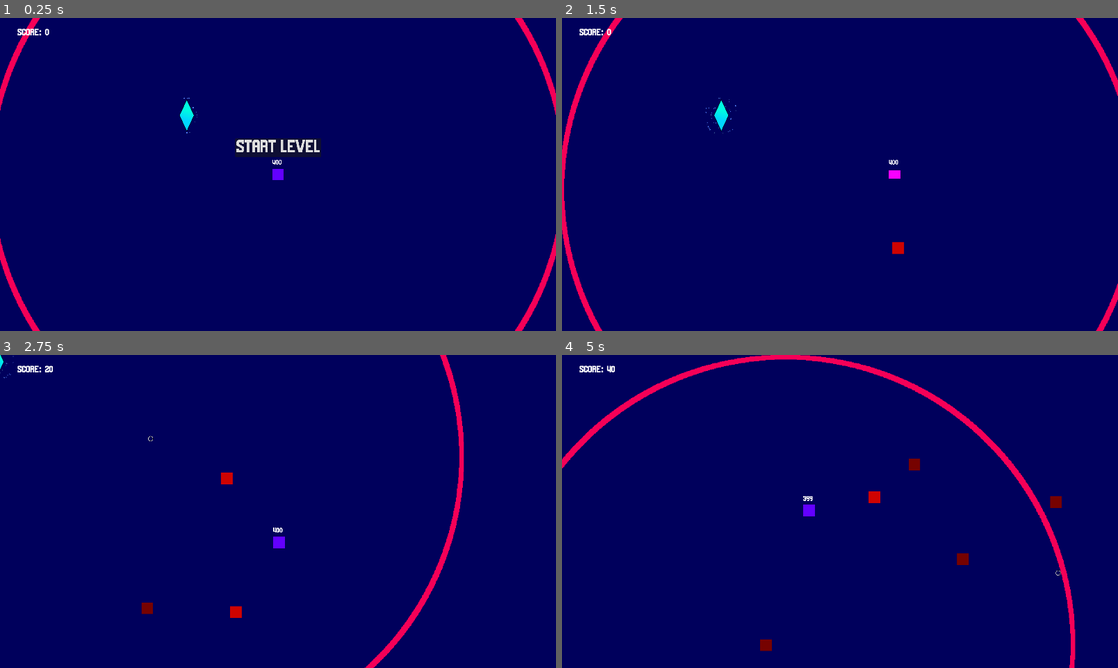
Above: before the commit, frames 1-4 (two rows, left to right).
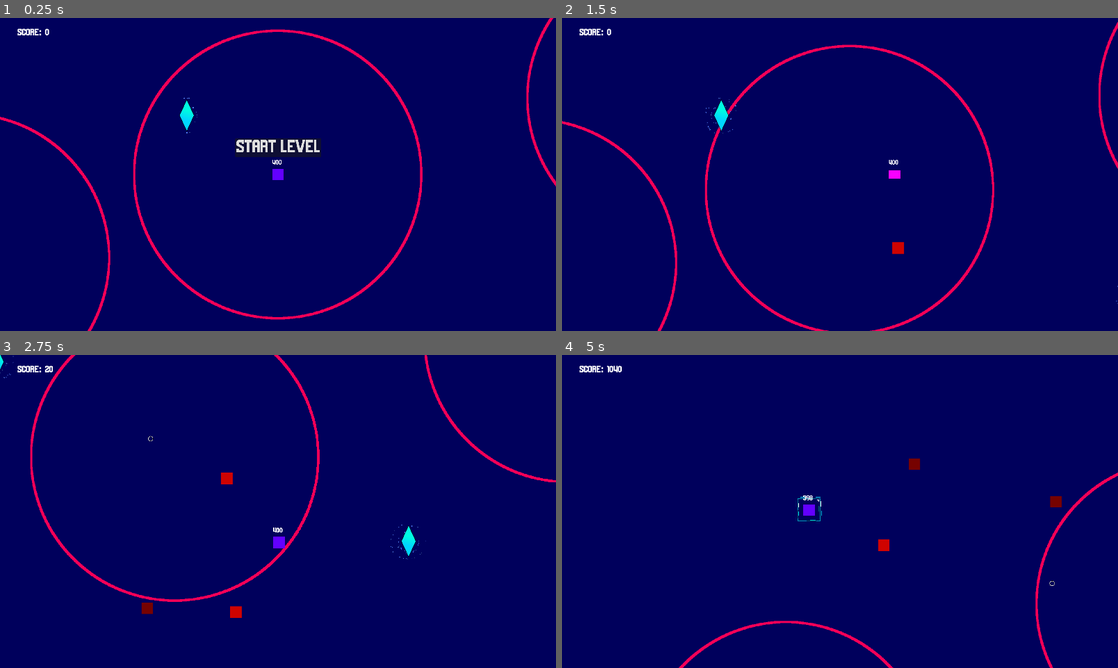
Above: after the commit, the same moments.

Repository: DirtyDan16/The-Safe-Zone
Game: Godot game, scene res://scenes/Levels/level_1.tscn
Two runs of this game, one before a commit and one after it. Both use one fixed random seed, a clock stepped at 60 frames per second and the inputs below.
Inputs (mouse positions are in pixels of both pictures, inside the frame that each line leads up to):
- Up to frame 1 (0.25 s): no input
- Up to frame 2 (1.5 s): click "START LEVEL" at 0.5 s; move the mouse to (840, 174) at 1.27 s; hold D (MoveRight) from 1.28 s (still down); tap Space (Dash) at 1.35 s
- Up to frame 3 (2.75 s): move the mouse to (166, 527) at 2.02 s; release D (MoveRight) at 2.03 s; hold S (MoveDown) from 2.03 s (still down); click (166, 527) at 2.1 s
- Up to frame 4 (5 s): move the mouse to (895, 442) at 2.77 s; release S (MoveDown) at 2.78 s; hold D (MoveRight) 2.78-3.53 s; hold F (Slash) 2.78-3.53 s; move the mouse to (812, 574) at 3.52 s; hold W (MoveUp) 3.53-4.28 s; tap Space (Dash) at 3.6 s; move the mouse to (1006, 558) at 4.27 s; press the mouse at (1006, 558) at 4.28 s; hold A (MoveLeft) from 4.28 s (still down)

The runs differ from the first frame. In frame 1, 3.8% of the frame differs, in the area x 0-100%, y 0-100%; in frame 2, 3.7%; in frame 3, 2.9%; in frame 4, 3.8%.

Commit message:
removed Size metadata for safezones
the idea was to set via a metadata the radius of safezones so i can control their size with a number of pixels i decide, however this made bugs with safezones and would modify the size as the scene starts and not when u look at the 2d screen preview thingy

would be better to get rid of them alltogether and think of smth else later

Diff:
--- a/scenes/Levels/level_1.tscn
+++ b/scenes/Levels/level_1.tscn
@@ -34,7 +34,14 @@
 position_smoothing_enabled = true
 
 [node name="SafeZone" parent="." instance=ExtResource("6_00ccs")]
-metadata/size = 2000.0
+
+[node name="SafeZone2" parent="." instance=ExtResource("6_00ccs")]
+position = Vector2(1358, -264)
+scale = Vector2(2, 2)
+
+[node name="SafeZone3" parent="." instance=ExtResource("6_00ccs")]
+position = Vector2(-1078, 287)
+scale = Vector2(0.8, 0.8)
 
 [node name="GUI" parent="." instance=ExtResource("5_4usb6")]
 
@@ -55,27 +62,6 @@
 
 [node name="SafeZonesChangeDirectionDelay" type="Timer" parent="."]
 wait_time = 5.0
-
-[node name="ColorRect" type="ColorRect" parent="."]
-visible = false
-offset_left = -242.0
-offset_top = -171.0
-offset_right = -202.0
-offset_bottom = -131.0
-
-[node name="ColorRect2" type="ColorRect" parent="."]
-visible = false
-offset_left = 173.0
-offset_top = -233.0
-offset_right = 213.0
-offset_bottom = -193.0
-
-[node name="ColorRect3" type="ColorRect" parent="."]
-visible = false
-offset_left = 115.0
-offset_top = 164.0
-offset_right = 155.0
-offset_bottom = 204.0
 
 [node name="Borders" type="StaticBody2D" parent="." groups=["Borders"]]
 collision_layer = 16
@@ -100,9 +86,18 @@
 [node name="Crystal" parent="." instance=ExtResource("6_adu3w")]
 position = Vector2(-315, -204)
 
+[node name="Crystal2" parent="." instance=ExtResource("6_adu3w")]
+position = Vector2(2244, -1042)
+
+[node name="Crystal3" parent="." instance=ExtResource("6_adu3w")]
+position = Vector2(1108, 415)
+
+[node name="Crystal4" parent="." instance=ExtResource("6_adu3w")]
+position = Vector2(-448, 688)
+
 [connection signal="addEnemy" from="ListOfEnemySpawners/ENEMY_SPAWNER - SquareSeeker" to="." method="add_enemy"]
+[connection signal="createPlayerBullet" from="Player" to="." method="_on_player_create_player_bullet"]
 [connection signal="createPlayerBullet" from="Player" to="." method="_on_player_cerate_player_bullet"]
-[connection signal="createPlayerBullet" from="Player" to="." method="_on_player_create_player_bullet"]
 [connection signal="gameOver" from="Player" to="." method="game_over"]
 [connection signal="ResetGame" from="GUI" to="." method="_on_gui_reset_game"]
 [connection signal="StartGame" from="GUI" to="." method="_on_gui_start_game"]
--- a/scenes/enemy_homing_component.tscn
+++ b/scenes/enemy_homing_component.tscn
@@ -10,7 +10,7 @@
 
 [node name="SightRange" type="CollisionShape2D" parent="."]
 shape = SubResource("CircleShape2D_0teca")
-debug_color = Color(0.870588, 0.972549, 1, 0.0980392)
+debug_color = Color(0.870588, 0.972549, 1, 0)
 
 [connection signal="body_entered" from="." to="." method="_on_body_entered"]
 [connection signal="body_exited" from="." to="." method="_on_body_exited"]
--- a/scenes/safe_zone.tscn
+++ b/scenes/safe_zone.tscn
@@ -5,15 +5,24 @@
 [ext_resource type="Script" path="res://scripts/safe_zone_area.gd" id="3_50w0o"]
 
 [sub_resource type="CircleShape2D" id="CircleShape2D_voaq5"]
-radius = 752.681
+radius = 752.239
 
 [node name="SafeZone" type="RigidBody2D" groups=["SafeZones"]]
 collision_layer = 16
 collision_mask = 16
 script = ExtResource("1_oyfqv")
-metadata/size = 500.0
 
 [node name="CollisionShape2D" type="CollisionShape2D" parent="."]
+position = Vector2(-5.08626e-06, -5.08626e-06)
+scale = Vector2(0.67, 0.67)
+shape = SubResource("CircleShape2D_voaq5")
+debug_color = Color(0.883633, 0.000320743, 0.812878, 0.42)
+
+[node name="DetectionArea" type="Area2D" parent="."]
+position = Vector2(7.62939e-06, 7.62939e-06)
+script = ExtResource("3_50w0o")
+
+[node name="CollisionShape2D" type="CollisionShape2D" parent="DetectionArea"]
 position = Vector2(-5.08626e-06, -5.08626e-06)
 scale = Vector2(0.67, 0.67)
 shape = SubResource("CircleShape2D_voaq5")
@@ -24,22 +33,13 @@
 position = Vector2(7.62939e-06, 7.62939e-06)
 texture = ExtResource("2_qat30")
 
-[node name="DetectionArea" type="Area2D" parent="OutlineOfSafeZone"]
-script = ExtResource("3_50w0o")
-
-[node name="CollisionShape2D" type="CollisionShape2D" parent="OutlineOfSafeZone/DetectionArea"]
-position = Vector2(-5.08626e-06, -5.08626e-06)
-scale = Vector2(0.67, 0.67)
-shape = SubResource("CircleShape2D_voaq5")
-debug_color = Color(0, 0.598636, 0.707788, 0.42)
-
 [node name="OutOfZoneTakingDamageDelay" type="Timer" parent="."]
 unique_name_in_owner = true
 wait_time = 1.5
 one_shot = true
 
-[connection signal="area_entered" from="OutlineOfSafeZone/DetectionArea" to="OutlineOfSafeZone/DetectionArea" method="_on_area_entered"]
-[connection signal="area_exited" from="OutlineOfSafeZone/DetectionArea" to="OutlineOfSafeZone/DetectionArea" method="_on_area_exited"]
-[connection signal="body_entered" from="OutlineOfSafeZone/DetectionArea" to="OutlineOfSafeZone/DetectionArea" method="_on_body_entered"]
-[connection signal="body_exited" from="OutlineOfSafeZone/DetectionArea" to="OutlineOfSafeZone/DetectionArea" method="_on_body_exited"]
-[connection signal="timeout" from="OutOfZoneTakingDamageDelay" to="OutlineOfSafeZone/DetectionArea" method="_on_out_of_zone_taking_damage_delay_timeout"]
+[connection signal="area_entered" from="DetectionArea" to="DetectionArea" method="_on_area_entered"]
+[connection signal="area_exited" from="DetectionArea" to="DetectionArea" method="_on_area_exited"]
+[connection signal="body_entered" from="DetectionArea" to="DetectionArea" method="_on_body_entered"]
+[connection signal="body_exited" from="DetectionArea" to="DetectionArea" method="_on_body_exited"]
+[connection signal="timeout" from="OutOfZoneTakingDamageDelay" to="DetectionArea" method="_on_out_of_zone_taking_damage_delay_timeout"]
--- a/scripts/safe_zone.gd
+++ b/scripts/safe_zone.gd
@@ -4,7 +4,6 @@
 @onready var outline = %OutlineOfSafeZone
 
 #-----------VAR
-var moveDirection: Vector2;
 var velocity = Vector2(0,0)
 var bounce_factor = 0.8
 
@@ -17,21 +16,7 @@
 
 
 func _ready() -> void:
-	var SAFE_ZONE_SIZE: float = self.get_meta("size")
-
-	position += moveDirection
-
-
 	gravity_scale = 0  # This removes gravity effect
-
-
-	# Set the scale of the Sprite to match the radius
-	if SAFE_ZONE_SIZE > 0:
-		# Calculate scale factor based on texture size
-		var texture_size = outline.texture.get_size().x * outline.scale.x
-		var scale_factor = SAFE_ZONE_SIZE / texture_size
-		$CollisionShape2D.scale = Vector2(scale_factor, scale_factor)
-		outline.scale  = Vector2(scale_factor, scale_factor)
 
 func zone_physics_process(delta) -> void:
 
--- a/scripts/safe_zone_area.gd
+++ b/scripts/safe_zone_area.gd
@@ -4,8 +4,6 @@
 
 
 func _on_body_exited(body: Player) -> void:
-	if !body.is_in_group("Player"):
-		return
 	if body.getDashStatus() == false:
 		print("dashStatus = ",body.getDashStatus())
 		body.taken_damage(1);
@@ -30,7 +28,7 @@
 
 	var SafeZones: Array = get_tree().get_nodes_in_group("SafeZones")
 	for SafeZone in SafeZones:
-		for shape in SafeZone.get_node("OutlineOfSafeZone").get_node("DetectionArea").get_overlapping_bodies():
+		for shape in SafeZone.get_node("DetectionArea").get_overlapping_bodies():
 			if shape == player: return
 
 	player.taken_damage(1);
